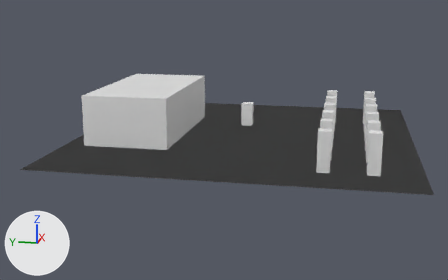
A saved change to the Blender file Demo.blend.
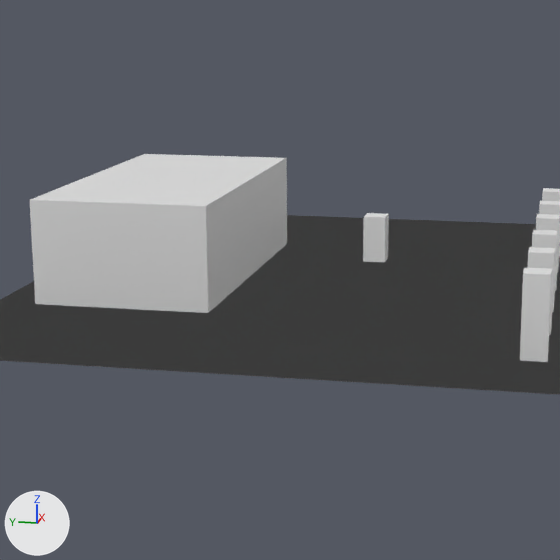
There are two pictures of each version: one whole from a 50 mm lens placed at (-115.4, -18.5, 27.5), pointed at (-0.8, 4.4, -1.2), one close up on the part from 15% to 75% of the width and 0% to 96% of the height. The axes (+X, +Y, +Z) are drawn at lower left. The lights are the same throughout.
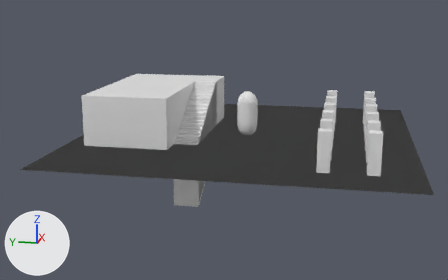
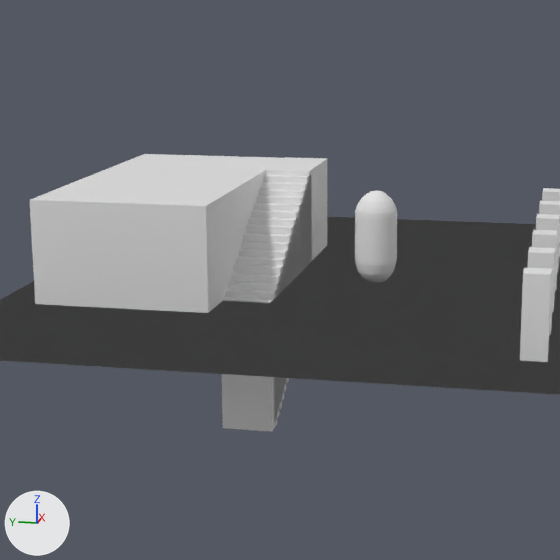
Boxes (x1, y1, x2, y2) around the edits, measured in the close-ups (560 x 560 px):
'Cube', reshaped (59% wider, 86% taller): before (363, 213, 389, 262); after (355, 190, 397, 282)
'Cube.014', added: after (222, 297, 277, 432)
'Cube.031', added: after (264, 157, 327, 263)
'Cube.034', added: after (259, 188, 308, 269)
'Cube.028', added: after (246, 224, 296, 281)
'Cube.020', added: after (236, 256, 289, 385)
'Cube.015', added: after (225, 288, 280, 420)
'Cube.027', added: after (251, 207, 306, 276)
'Cube.026', added: after (248, 217, 299, 279)
'Cube.017', added: after (228, 280, 282, 409)
'Cube.021', added: after (233, 264, 286, 393)
'Cube.016', added: after (231, 273, 284, 402)
'Cube.037', added: after (254, 203, 304, 274)
'Cube.019', added: after (241, 241, 292, 285)
'Cube.035', added: after (261, 182, 310, 264)
'Cube.029', added: after (243, 233, 294, 284)
'Cube.036', added: after (256, 195, 306, 271)
'Cube.018', added: after (239, 249, 290, 284)
'Cube.030', added: after (263, 175, 312, 260)

Edits to the bpy script that builds the scene:
```text
Change me_cube_004:
    used by ob_cube; location = (0.0, 0.0, 4.0); scale = (1.0, 1.0, 2.07)
    remove me_cube_004.from_pydata(...)  # 8 vertices, 6 faces; spans x -1.0..1.0, y -1.0..1.0, z -1.0..1.0
    add me_cube_004.from_pydata(...)  # 418 vertices, 448 faces; spans x -1.92..1.92, y -1.92..1.92, z -2.03..2.11
    me_cube_004 part 1: 8 vertices removed from x -1.0..1.0, y -1.0..1.0, z -1.0..1.0; 418 vertices added at x -1.92..1.92, y -1.92..1.92, z -2.03..2.11
    add me_cube_004.materials.append(mat_material)  # white #e7e7e7
Add ob_cube_014:
    ob_cube_014 = bpy.data.objects.new('Cube.014', me_cube_001)  # a box spanning x -1.0..1.0, y -1.0..1.0, z -1.0..1.0
    ob_cube_014.location = (-9.3, 9.7, -5.8)
    ob_cube_014.scale = (1.0, 2.24, 5.9)
Add ob_cube_015:
    ob_cube_015 = bpy.data.objects.new('Cube.015', me_cube_003)  # a box spanning x -1.0..1.0, y -1.0..1.0, z -1.0..1.0
    ob_cube_015.location = (-8.4, 9.7, -5.3)
    ob_cube_015.scale = (1.0, 2.24, 5.9)
Add ob_cube_016:
    ob_cube_016 = bpy.data.objects.new('Cube.016', me_cube_018)  # a box spanning x -1.0..1.0, y -1.0..1.0, z -1.0..1.0
    ob_cube_016.location = (-6.5, 9.7, -4.2)
    ob_cube_016.scale = (1.0, 2.24, 5.9)
Add ob_cube_017:
    ob_cube_017 = bpy.data.objects.new('Cube.017', me_cube_019)  # a box spanning x -1.0..1.0, y -1.0..1.0, z -1.0..1.0
    ob_cube_017.location = (-7.4, 9.7, -4.8)
    ob_cube_017.scale = (1.0, 2.24, 5.9)
Add ob_cube_018:
    ob_cube_018 = bpy.data.objects.new('Cube.018', me_cube_020)  # a box spanning x -1.0..1.0, y -1.0..1.0, z -1.0..1.0
    ob_cube_018.location = (-3.7, 9.7, -2.6)
    ob_cube_018.scale = (1.0, 2.24, 5.9)
Add ob_cube_019:
    ob_cube_019 = bpy.data.objects.new('Cube.019', me_cube_021)  # a box spanning x -1.0..1.0, y -1.0..1.0, z -1.0..1.0
    ob_cube_019.location = (-2.8, 9.7, -2.1)
    ob_cube_019.scale = (1.0, 2.24, 5.9)
Add ob_cube_020:
    ob_cube_020 = bpy.data.objects.new('Cube.020', me_cube_022)  # a box spanning x -1.0..1.0, y -1.0..1.0, z -1.0..1.0
    ob_cube_020.location = (-4.7, 9.7, -3.1)
    ob_cube_020.scale = (1.0, 2.24, 5.9)
Add ob_cube_021:
    ob_cube_021 = bpy.data.objects.new('Cube.021', me_cube_023)  # a box spanning x -1.0..1.0, y -1.0..1.0, z -1.0..1.0
    ob_cube_021.location = (-5.6, 9.7, -3.7)
    ob_cube_021.scale = (1.0, 2.24, 5.9)
Add ob_cube_026:
    ob_cube_026 = bpy.data.objects.new('Cube.026', me_cube_028)  # a box spanning x -1.0..1.0, y -1.0..1.0, z -1.0..1.0
    ob_cube_026.location = (-0.2, 9.7, -0.4)
    ob_cube_026.scale = (1.0, 2.24, 5.9)
Add ob_cube_027:
    ob_cube_027 = bpy.data.objects.new('Cube.027', me_cube_029)  # a box spanning x -1.0..0.69, y -1.0..1.0, z -1.0..1.0
    ob_cube_027.location = (2.5, 9.7, 0.1)
    ob_cube_027.scale = (2.56, 2.24, 5.9)
Add ob_cube_028:
    ob_cube_028 = bpy.data.objects.new('Cube.028', me_cube_030)  # a box spanning x -1.0..1.0, y -1.0..1.0, z -1.0..1.0
    ob_cube_028.location = (-1.1, 9.7, -0.9)
    ob_cube_028.scale = (1.0, 2.24, 5.9)
Add ob_cube_029:
    ob_cube_029 = bpy.data.objects.new('Cube.029', me_cube_031)  # a box spanning x -1.0..1.0, y -1.0..1.0, z -1.0..1.0
    ob_cube_029.location = (-2.0, 9.7, -1.5)
    ob_cube_029.scale = (1.0, 2.24, 5.9)
Add ob_cube_030:
    ob_cube_030 = bpy.data.objects.new('Cube.030', me_cube_036)  # a box spanning x -1.0..1.0, y -1.0..1.0, z -1.0..1.0
    ob_cube_030.location = (5.7, 9.7, 2.7)
    ob_cube_030.scale = (1.0, 2.24, 5.9)
Add ob_cube_031:
    ob_cube_031 = bpy.data.objects.new('Cube.031', me_cube_037)  # a box spanning x -1.0..1.0, y -1.0..1.0, z -1.0..1.0
    ob_cube_031.location = (10.1, 9.7, 3.3)
    ob_cube_031.scale = (4.56, 2.24, 5.82)
Add ob_cube_034:
    ob_cube_034 = bpy.data.objects.new('Cube.034', me_cube_040)  # a box spanning x -1.0..1.0, y -1.0..1.0, z -1.0..1.0
    ob_cube_034.location = (3.9, 9.7, 1.6)
    ob_cube_034.scale = (1.0, 2.24, 5.9)
Add ob_cube_035:
    ob_cube_035 = bpy.data.objects.new('Cube.035', me_cube_041)  # a box spanning x -1.0..1.0, y -1.0..1.0, z -1.0..1.0
    ob_cube_035.location = (4.8, 9.7, 2.1)
    ob_cube_035.scale = (1.0, 2.24, 5.9)
Add ob_cube_036:
    ob_cube_036 = bpy.data.objects.new('Cube.036', me_cube_042)  # a box spanning x -1.0..1.0, y -1.0..1.0, z -1.0..1.0
    ob_cube_036.location = (3.0, 9.7, 1.1)
    ob_cube_036.scale = (1.0, 2.24, 5.9)
Add ob_cube_037:
    ob_cube_037 = bpy.data.objects.new('Cube.037', me_cube_043)  # a box spanning x -1.0..1.0, y -1.0..1.0, z -1.0..1.0
    ob_cube_037.location = (2.0, 9.7, 0.6)
    ob_cube_037.scale = (1.0, 2.24, 5.9)
```
